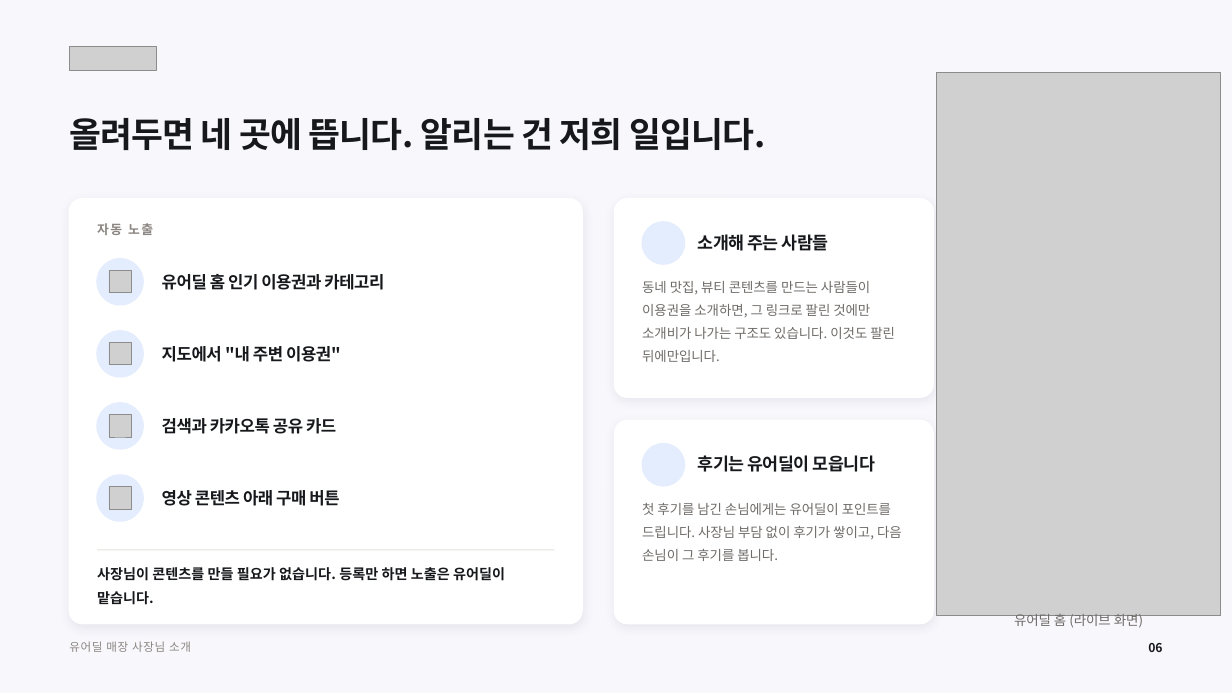
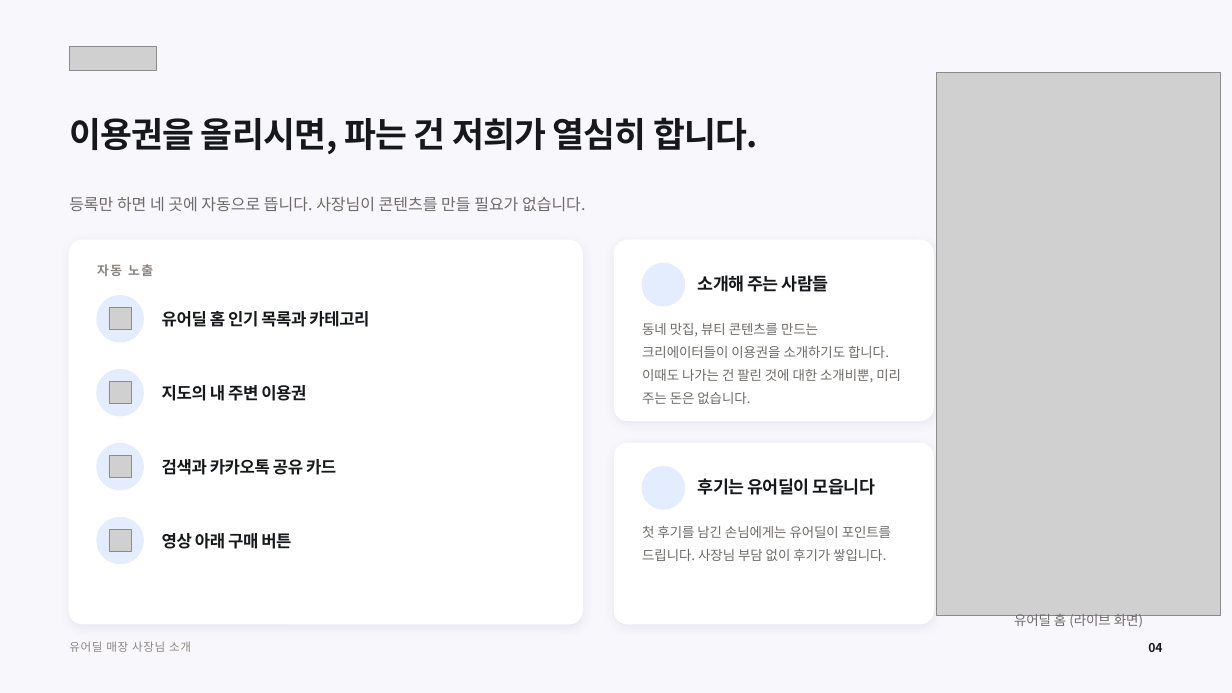
Before and after one commit to tobe2111/ur-live, a slide deck: slide 4 of docs/business/proposals/urdeal-store-owner-deck.pptx (slide 6 before the commit). Drawn at 1232x693 pixels with LibreOffice and Linux fonts; fonts in the diff are those of the drawing; grey boxes stand for pictures; background and template pictures are left out. Boxes give left, top, right and bottom in pixels: in the first picture for what was removed or moved away, otherwise in the second. Text is boxed around its words. In the diff, an @@ line names an element or a change of style, - is before the commit and + after.

```diff
--- a/docs/business/proposals/urdeal-store-owner-deck.pptx
+++ b/docs/business/proposals/urdeal-store-owner-deck.pptx
@@ text at <box>69,117,758,154</box>: text changed @@
-올려두면 네 곳에 뜹니다. 알리는 건 저희 일입니다.
+이용권을 올리시면, 파는 건 저희가 열심히 합니다.
@@ text added at <box>69,197,585,211</box>, 12.5 pt, text #6E6B68 @@
+등록만 하면 네 곳에 자동으로 뜹니다. 사장님이 콘텐츠를 만들 필요가 없습니다.
@@ rounded rectangle: place and size @@
-rounded rectangle at <box>69,199,582,624</box>
+rounded rectangle at <box>69,240,582,624</box>
@@ proportions changed in 3 elements at <box>615,444,933,624</box>, <box>69,240,582,624</box>, <box>615,240,933,421</box> @@
@@ rounded rectangle: place and size @@
-rounded rectangle at <box>615,199,933,397</box>
+rounded rectangle at <box>615,240,933,421</box>
@@ 3 texts, 2 pictures, 1 ellipse: place and size @@
-3 texts, 2 pictures, 1 ellipse at <box>97,222,829,437</box>
+3 texts, 2 pictures, 1 ellipse at <box>97,263,829,478</box>
@@ ellipse: place and size @@
-ellipse at <box>97,331,143,377</box>
+ellipse at <box>97,296,143,342</box>
@@ picture: place and size @@
-picture at <box>109,271,131,293</box>
+picture at <box>109,308,131,330</box>
@@ text at <box>162,308,369,330</box>: text changed @@
-유어딜 홈 인기 이용권과 카테고리
+유어딜 홈 인기 목록과 카테고리
@@ text at <box>642,323,901,404</box>: text changed @@
-동네 맛집, 뷰티 콘텐츠를 만드는 사람들이 이용권을 소개하면, 그 링크로 팔린 것에만 소개비가 나가는 구조도 있습니다. 이것도 팔린 뒤에만입니다.
+동네 맛집, 뷰티 콘텐츠를 만드는 크리에이터들이 이용권을 소개하기도 합니다. 이때도 나가는 건 팔린 것에 대한 소개비뿐, 미리 주는 돈은 없습니다.
@@ ellipse: place and size @@
-ellipse at <box>97,403,143,449</box>
+ellipse at <box>97,370,143,416</box>
@@ text at <box>162,385,306,401</box>: text changed @@
-지도에서 "내 주변 이용권"
+지도의 내 주변 이용권
@@ ellipse: place and size @@
-ellipse at <box>97,475,143,521</box>
+ellipse at <box>97,444,143,490</box>
@@ rounded rectangle: place and size @@
-rounded rectangle at <box>615,421,933,624</box>
+rounded rectangle at <box>615,444,933,624</box>
@@ ellipse: place and size @@
-ellipse at <box>642,444,685,486</box>
+ellipse at <box>642,467,685,509</box>
@@ text "후기는 유어딜이 모읍니다": place and size @@
-text "후기는 유어딜이 모읍니다" at <box>698,455,875,472</box>
+text "후기는 유어딜이 모읍니다" at <box>698,478,875,495</box>
@@ ellipse: place and size @@
-ellipse at <box>97,259,143,305</box>
+ellipse at <box>97,518,143,564</box>
@@ picture: place and size @@
-picture at <box>109,487,131,509</box>
+picture at <box>109,530,131,552</box>
@@ text at <box>162,533,291,549</box>: text changed @@
-영상 콘텐츠 아래 구매 버튼
+영상 아래 구매 버튼
@@ text at <box>642,526,891,561</box>: text changed @@
-첫 후기를 남긴 손님에게는 유어딜이 포인트를 드립니다. 사장님 부담 없이 후기가 쌓이고, 다음 손님이 그 후기를 봅니다.
+첫 후기를 남긴 손님에게는 유어딜이 포인트를 드립니다. 사장님 부담 없이 후기가 쌓입니다.
@@ line removed from (97, 550) to (555, 550) @@
@@ text removed at <box>97,567,505,605</box> @@
-사장님이 콘텐츠를 만들 필요가 없습니다. 등록만 하면 노출은 유어딜이 맡습니다.
@@ text at <box>1148,643,1162,652</box>: text changed @@
-06
+04
```
Also in this commit, not shown: 7 other slides changed, 8 slides removed, 7 other files.
